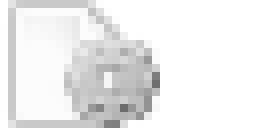
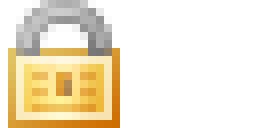
Comparing the layer stacks of the two w=280, h=128 images. Changes:
hid "Auto-Übersetzt" over 64, 32, 160, 128
hid "Übersetzt" over 8, 0, 128, 128
added layer "Locked" above "Übersetzer" over 8, 0, 120, 128
